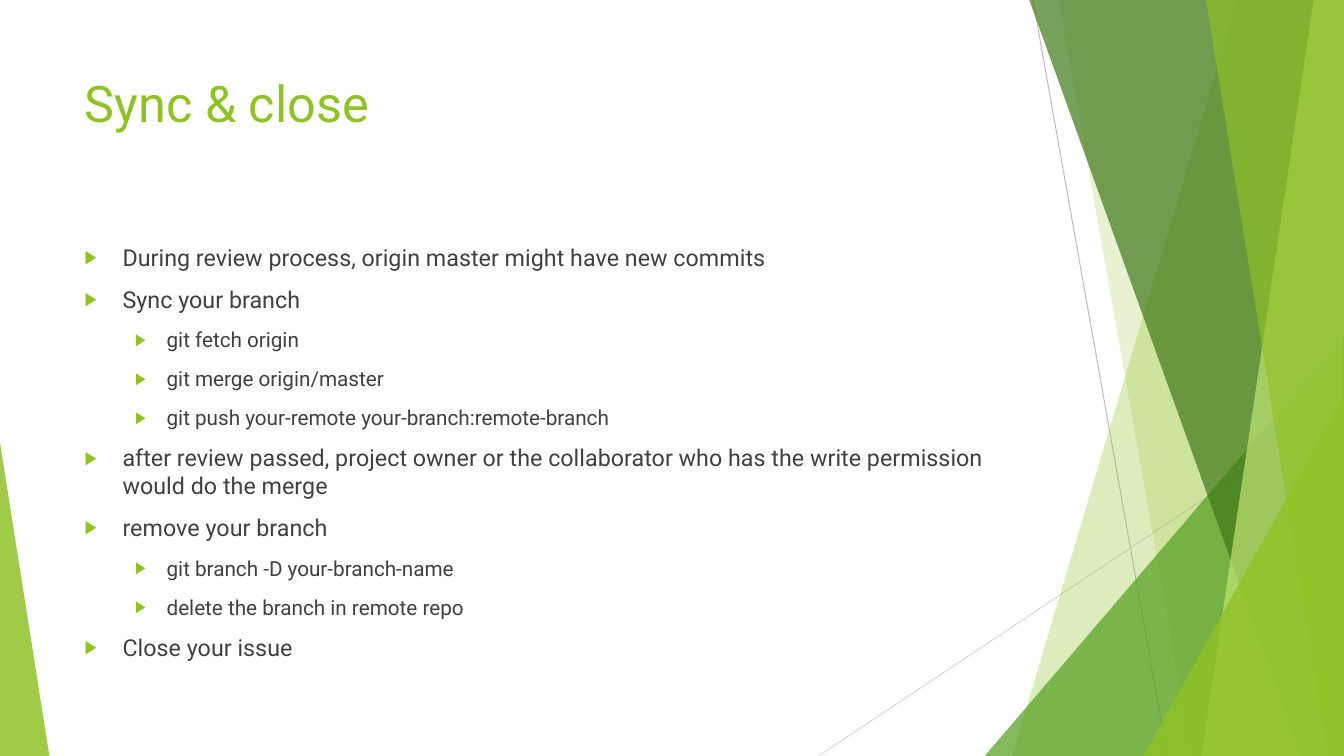
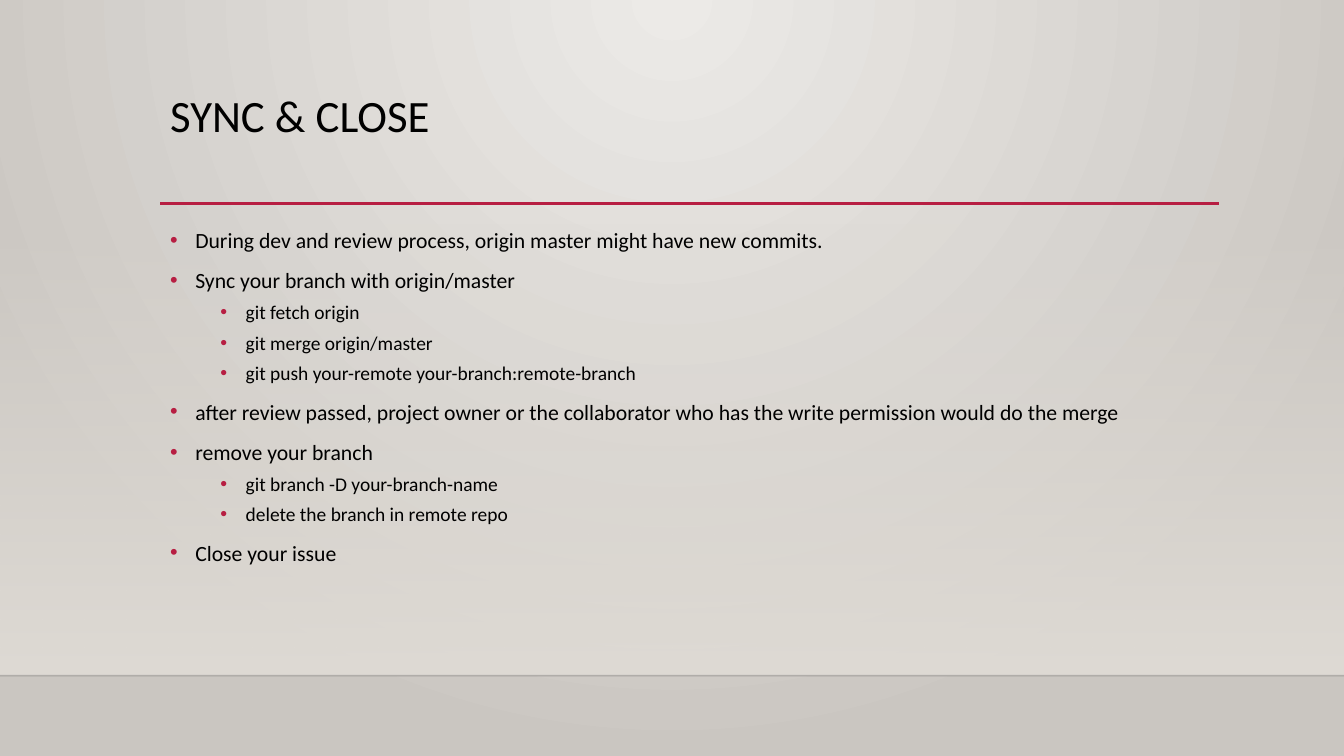
Before and after one commit to ningbin/github-flow-demo, a slide deck: slide 8 of github-flow.pptx. Drawn at 1344x756 pixels with LibreOffice and Linux fonts; fonts in the diff are those of the drawing; background and template pictures are left out. Boxes give left, top, right and bottom in pixels: in the first picture for what was removed or moved away, otherwise in the second. Text is boxed around its words. In the diff, an @@ line names an element or a change of style, - is before the commit and + after.

```diff
--- a/github-flow.pptx
+++ b/github-flow.pptx
@@ background #FFFFFF to gradient #ECEAE7 to #CAC7C1 @@
@@ title at (x1=170, y1=103, x2=430, y2=133): text changed; size 36 to 32 pt; font Roboto to Calibri; text colour #90C226 to #000000 @@
-Sync & close
+SYNC & CLOSE
@@ line added from (160, 204) to (1220, 204), #B71E42 2.5 pt @@
@@ rectangle added at (x1=0, y1=223, x2=1344, y2=676), fill gradient #DFDBD5 @@
@@ text "During dev and review process, ..." moved from (x1=123, y1=248, x2=982, y2=661) to (x1=195, y1=233, x2=1118, y2=565) @@
@@ text at (x1=195, y1=233, x2=822, y2=292): text changed; size 16.6 to 15.5 pt; font Roboto to Calibri; text colour #404040 to #000000 @@
-▶ During review process, origin master might have new commits
-▶ Sync your branch
+• During dev and review process, origin master might have new commits.
+• Sync your branch with origin/master
@@ text at (x1=195, y1=305, x2=1118, y2=565): size 14.8 to 13.9 pt in "git fetch origin", "git merge origin/master", "git push your-remote your-branch:remote-branch", "git branch -D your-branch-name" and 1 more places; font Roboto to Calibri, text colour #404040 to #000000 in "git fetch origin", "git merge origin/master", "git push your-remote your-branch:remote-branch", "after review passed, project owner or the ..." and 4 more places; size 16.6 to 15.5 pt in "after review passed, project owner or the ...", "remove your branch", "Close your issue"; bullet ▶ to •; less space between paragraphs; bullet colour #90C226 to #B71E42 @@
@@ group removed at (x1=0, y1=0, x2=1344, y2=756): 5 freeform shapes, 3 triangles, 2 lines @@
@@ line added from (0, 676) to (1344, 676), #000001 1 pt @@
```
Also in this commit, not shown: 7 other slides changed.
